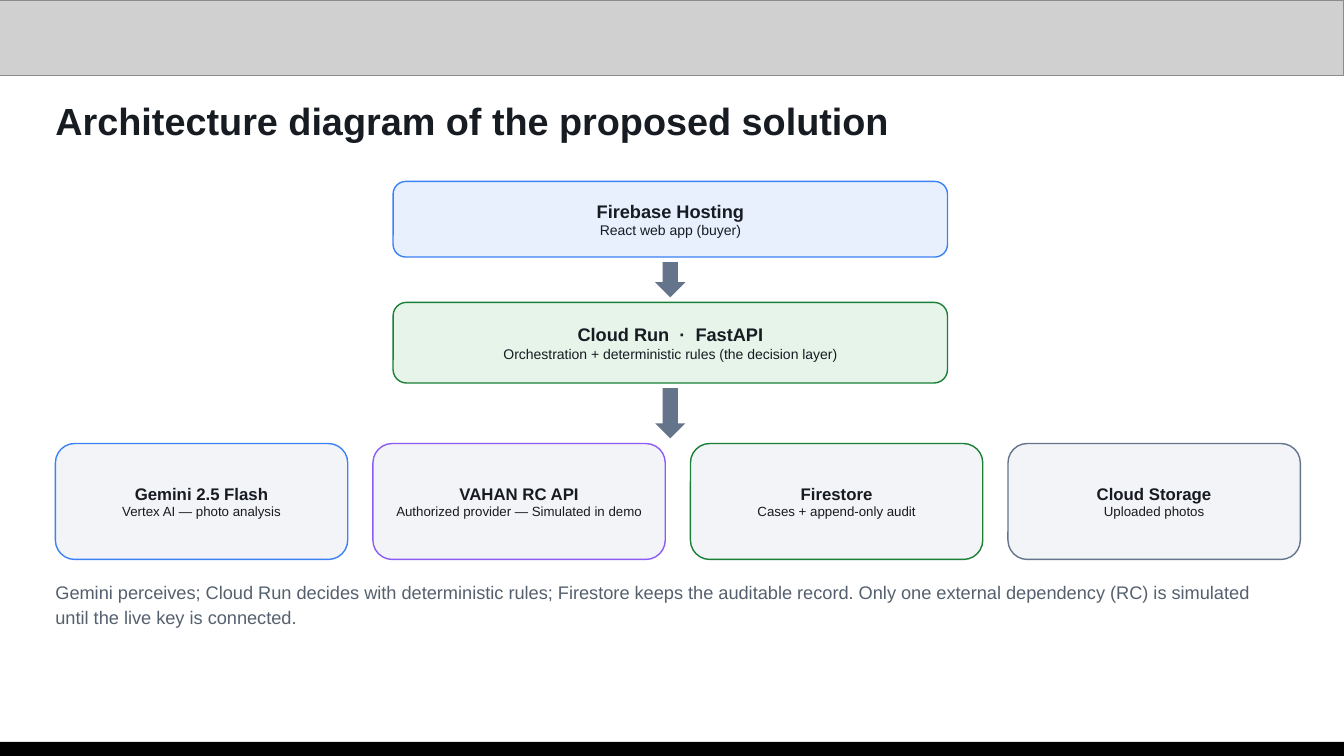
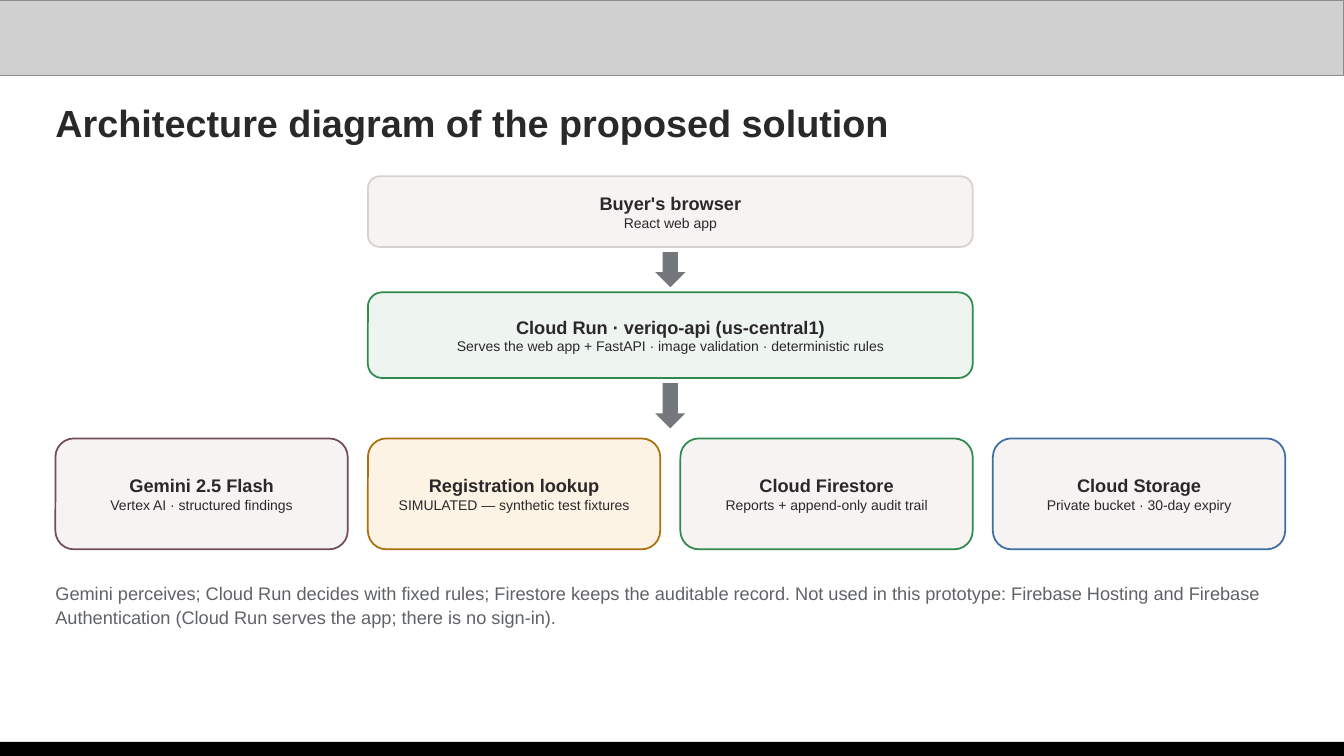
Before and after one commit to radhikaaudi/Veriqo, a slide deck: slide 7 of docs/Veriqo_AI_Builder_Cup_Deck.pptx. Drawn at 1344x756 pixels with LibreOffice and Linux fonts; fonts in the diff are those of the drawing; grey boxes stand for pictures. Boxes give left, top, right and bottom in pixels: in the first picture for what was removed or moved away, otherwise in the second. Text is boxed around its words. In the diff, an @@ line names an element or a change of style, - is before the commit and + after.

```diff
--- a/docs/Veriqo_AI_Builder_Cup_Deck.pptx
+++ b/docs/Veriqo_AI_Builder_Cup_Deck.pptx
@@ text "Architecture diagram of the proposed ..." at (55, 109, 889, 144): text colour #171B22 to #2A282A; line spacing 1.05 to 1.08 @@
@@ rounded rectangle "Buyer's browser": place and size @@
-rounded rectangle "Buyer's browser" at (393, 181, 948, 257)
+rounded rectangle "Buyer's browser" at (368, 176, 973, 247)
@@ rounded rectangle "Buyer's browser" at (368, 176, 973, 247): fill #E8F0FE to #F6F3F2; outline #3B82F6 1 pt to #D6D2D0 1.25 pt @@
@@ text in rounded rectangle at (600, 196, 741, 231): text changed; size 10 to 13 pt; text colour #171B22 to #2A282A; bold on @@
-Firebase Hosting
-React web app (buyer)
+Buyer's browser
+React web app
@@ down arrow: place and size @@
-down arrow at (655, 262, 686, 297)
+down arrow at (655, 252, 686, 287)
@@ down arrow at (655, 252, 686, 287): fill #64748B to #74777B @@
@@ rounded rectangle "Cloud Run · veriqo-api (us-central1)": place and size @@
-rounded rectangle "Cloud Run · veriqo-api (us-central1)" at (393, 302, 948, 383)
+rounded rectangle "Cloud Run · veriqo-api (us-central1)" at (368, 292, 973, 378)
@@ rounded rectangle "Cloud Run · veriqo-api (us-central1)" at (368, 292, 973, 378): fill #E6F4EA to #EEF5F0; outline #1A7F37 1 pt to #2F8A4E 1.25 pt @@
@@ text in rounded rectangle at (457, 320, 884, 354): text changed; text colour #171B22 to #2A282A @@
-Cloud Run · FastAPI
-Orchestration + deterministic rules (the decision layer)
+Cloud Run · veriqo-api (us-central1)
+Serves the web app + FastAPI · image validation · deterministic rules
@@ down arrow at (655, 383, 686, 429): fill #64748B to #74777B @@
@@ down arrow: place and size @@
-down arrow at (655, 388, 686, 439)
+down arrow at (655, 383, 686, 429)
@@ rounded rectangle "Gemini 2.5 Flash": place and size @@
-rounded rectangle "Gemini 2.5 Flash" at (55, 444, 348, 560)
+rounded rectangle "Gemini 2.5 Flash" at (55, 439, 348, 549)
@@ rounded rectangle "Gemini 2.5 Flash" at (55, 439, 348, 549): fill #F2F4F7 to #F6F3F2; outline #3B82F6 1 pt to #734B5E 1.25 pt @@
@@ rounded rectangle added at (368, 439, 660, 549), fill #FDF3E4, outline #A9700C 1.25 pt, 10 pt, text #2A282A @@
+Registration lookup
+SIMULATED — synthetic test fixtures
@@ rounded rectangle removed at (373, 444, 665, 560) @@
-VAHAN RC API
-Authorized provider — Simulated in demo
@@ rounded rectangle "Cloud Firestore": place and size @@
-rounded rectangle "Cloud Firestore" at (691, 444, 983, 560)
+rounded rectangle "Cloud Firestore" at (681, 439, 973, 549)
@@ rounded rectangle "Cloud Firestore" at (681, 439, 973, 549): fill #F2F4F7 to #F6F3F2; outline #1A7F37 1 pt to #2F8A4E 1.25 pt @@
@@ rounded rectangle "Cloud Storage": place and size @@
-rounded rectangle "Cloud Storage" at (1008, 444, 1301, 560)
+rounded rectangle "Cloud Storage" at (993, 439, 1286, 549)
@@ rounded rectangle "Cloud Storage" at (993, 439, 1286, 549): fill #F2F4F7 to #F6F3F2; outline #64748B 1 pt to #3F6EA3 1.25 pt @@
@@ text in rounded rectangle at (129, 478, 273, 492): size 12 to 13 pt, text colour #171B22 to #2A282A in "Gemini 2.5 Flash" @@
@@ text in rounded rectangle at (726, 478, 928, 513): text changed; size 9.5 to 10 pt; text colour #171B22 to #2A282A @@
-Firestore
-Cases + append-only audit
+Cloud Firestore
+Reports + append-only audit trail
@@ text in rounded rectangle at (1077, 478, 1202, 496): size 12 to 13 pt, text colour #171B22 to #2A282A in "Cloud Storage" @@
@@ text in rounded rectangle at (110, 500, 293, 513): text changed; size 9.5 to 10 pt; text colour #171B22 to #2A282A @@
-Vertex AI — photo analysis
+Vertex AI · structured findings
@@ text in rounded rectangle at (1047, 500, 1231, 513): text changed; size 9.5 to 10 pt; text colour #171B22 to #2A282A @@
-Uploaded photos
+Private bucket · 30-day expiry
@@ text at (55, 587, 1260, 628): text changed; text colour #55606E to #5F6266 @@
-Gemini perceives; Cloud Run decides with deterministic rules; Firestore keeps the auditable record. Only one external dependency (RC) is simulated until the live key is connected.
+Gemini perceives; Cloud Run decides with fixed rules; Firestore keeps the auditable record. Not used in this prototype: Firebase Hosting and Firebase Authentication (Cloud Run serves the app; there is no sign-in).
```
Also in this commit, not shown: 8 other slides changed, 4 slides added, 4 slides removed, 19 other files.
